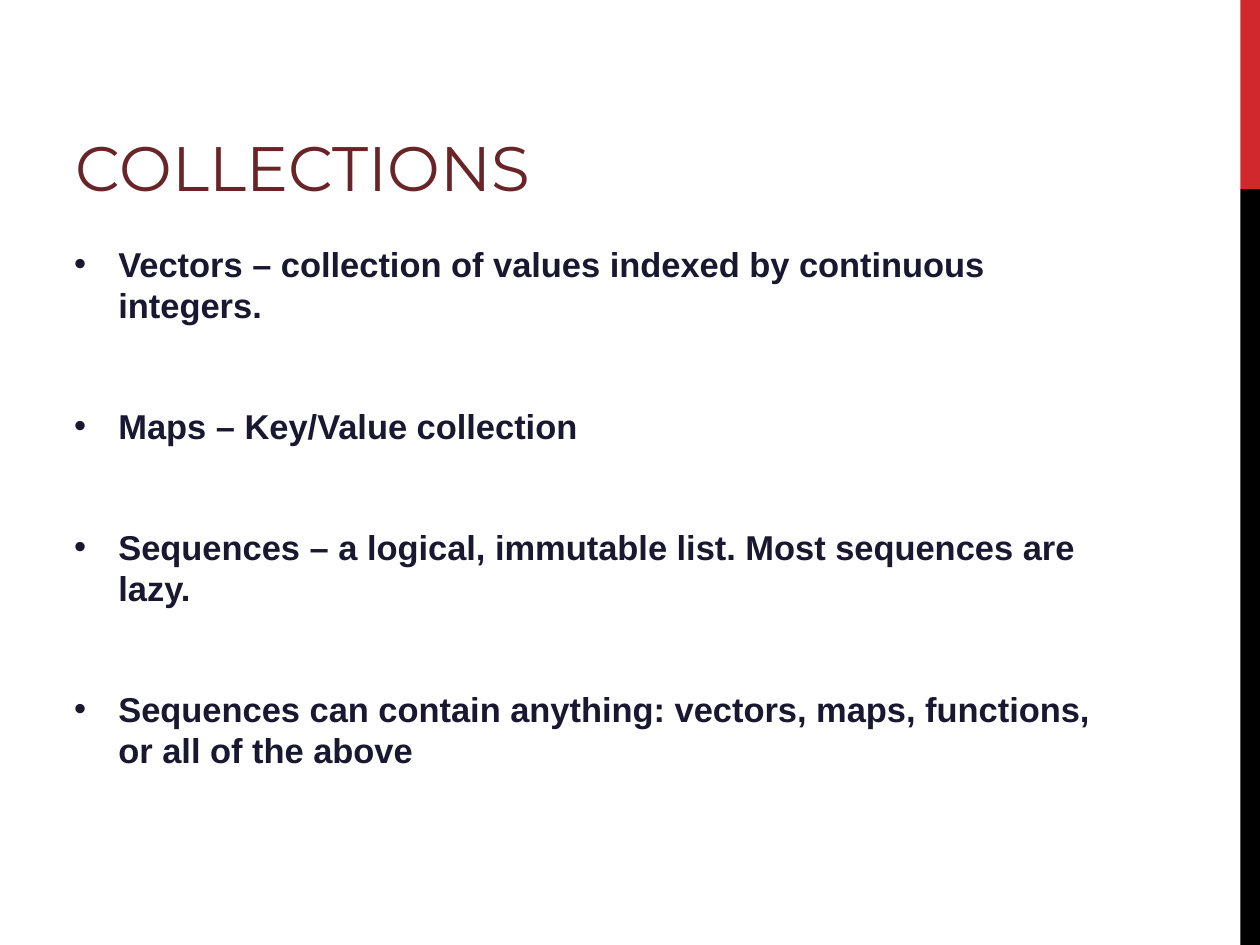
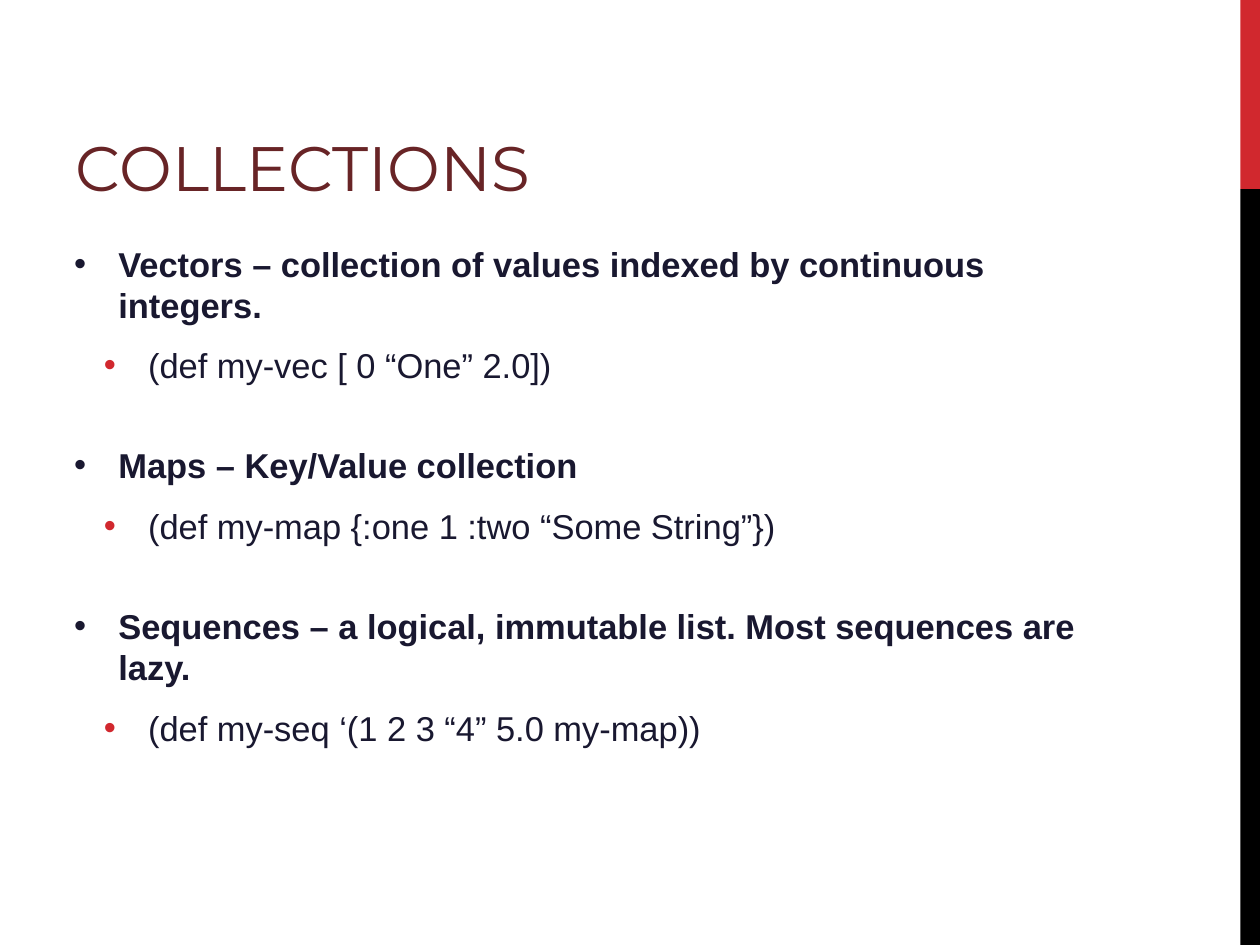
Before and after one commit to PlumpMath/intro-to-clojureclr-talk, a slide deck: slide 6 of slides/intro-to-clojure-clr-talk.ppt (slide 7 before the commit). Drawn at 1260x945 pixels with LibreOffice and Linux fonts; fonts in the diff are those of the drawing; background and template pictures are left out. Boxes give left, top, right and bottom in pixels: in the first picture for what was removed or moved away, otherwise in the second. Text is boxed around its words. In the diff, an @@ line names an element or a change of style, - is before the commit and + after.

```diff
--- a/slides/intro-to-clojure-clr-talk.ppt
+++ b/slides/intro-to-clojure-clr-talk.ppt
@@ text at (148, 353, 552, 385): paragraph added @@
+  • (def my-vec [ 0 “One” 2.0])
@@ text at (148, 514, 775, 545): paragraph added @@
+  • (def my-map {:one 1 :two “Some String”})
@@ text at (148, 716, 700, 747): text changed; bold off @@
-• Sequences can contain anything: vectors, maps, functions, or all of the above
+  • (def my-seq ‘(1 2 3 “4” 5.0 my-map))
```
Also in this commit, not shown: 10 other slides changed, 2 slides removed, 2 other files.
